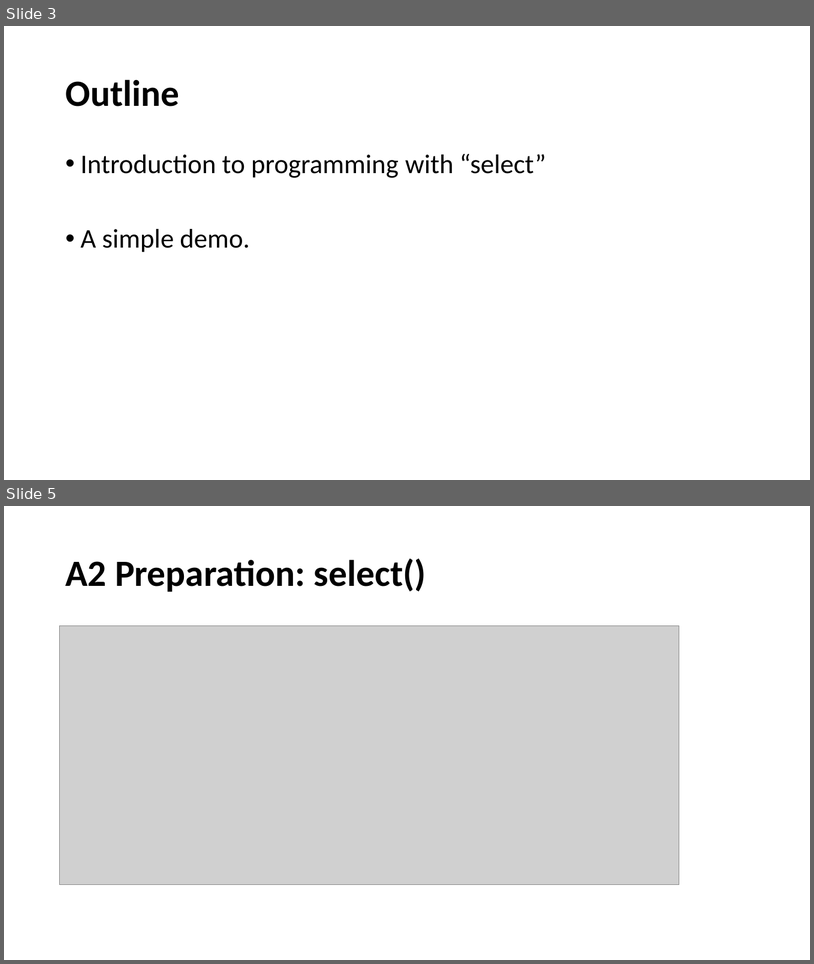
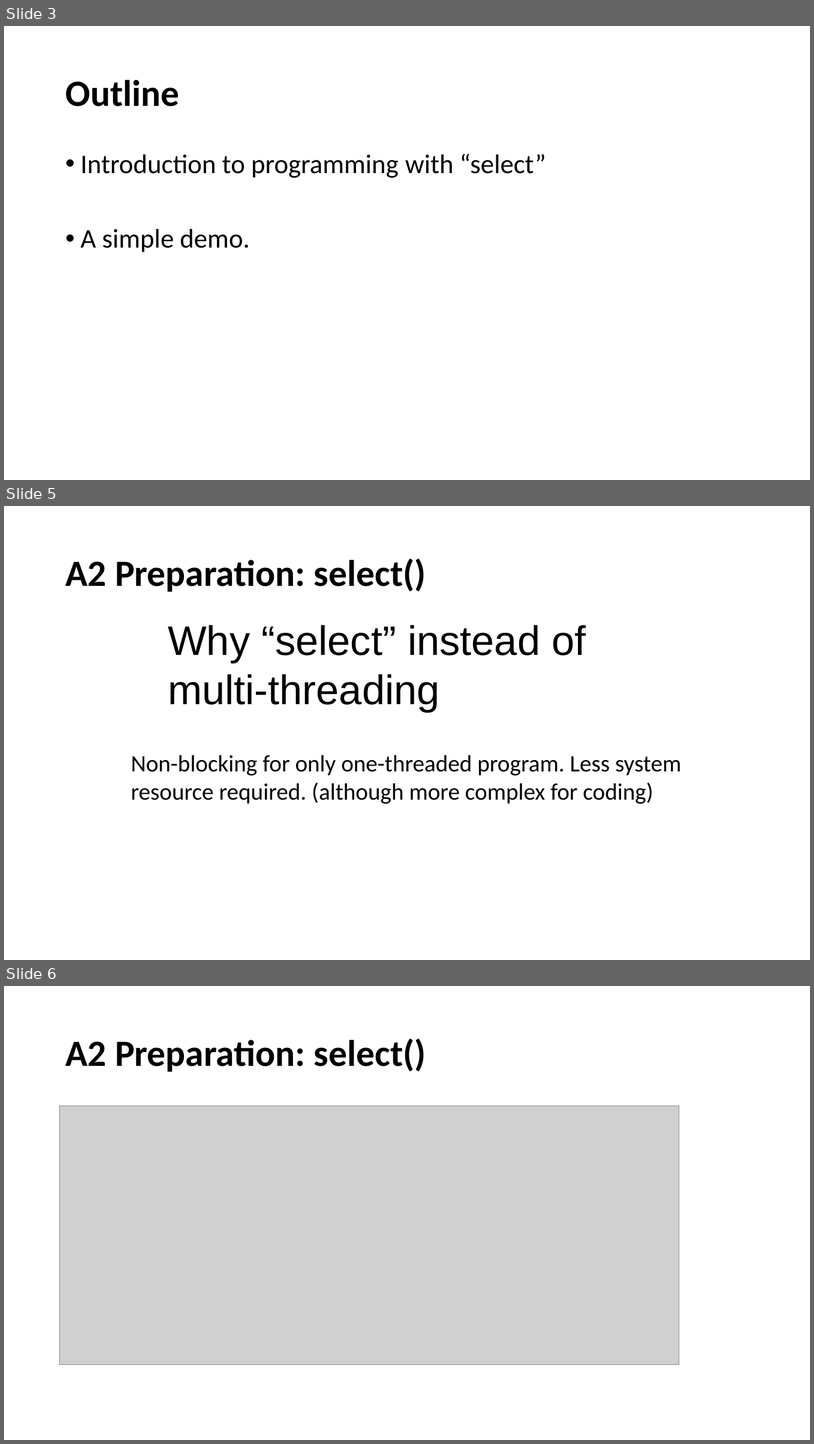
Before and after one commit to henryhxu/CSCI4430-ESTR4120, a slide deck: tutorial/T04/tut04.pptx. Shown one above the other, each under a label of ours: slides 3 and 5 before the commit, slides 3, 5 and 6 after it; the slides between them are not shown. The pictures are 814x964 and 814x1444 pixels, drawn with LibreOffice and Linux fonts; fonts in the diff are those of the drawing; grey boxes stand for pictures. Boxes give left, top, right and bottom in pixels: in the first picture for what was removed or moved away, otherwise in the second. Text is boxed around its words. In the diff, an @@ line names an element or a change of style, - is before the commit and + after.

```diff
--- a/tutorial/T04/tut04.pptx
+++ b/tutorial/T04/tut04.pptx
@@ slide 5 added at (x1=4, y1=506, x2=810, y2=960), background #FFFFFF @@
@@ title added at (x1=65, y1=558, x2=426, y2=592), 44 pt, text #000000, bold @@
+A2 Preparation: select()
@@ text added at (x1=168, y1=625, x2=586, y2=712), 49 pt, text #000000 @@
+Why “select” instead of multi-threading
@@ text added at (x1=131, y1=754, x2=681, y2=804), 28 pt, text #000000 @@
+Non-blocking for only one-threaded program. Less system resource required. (although more complex for coding)
@@ what was slide 5 is now slide 6 @@
```
Also in this commit, not shown: 6 slides changed.
